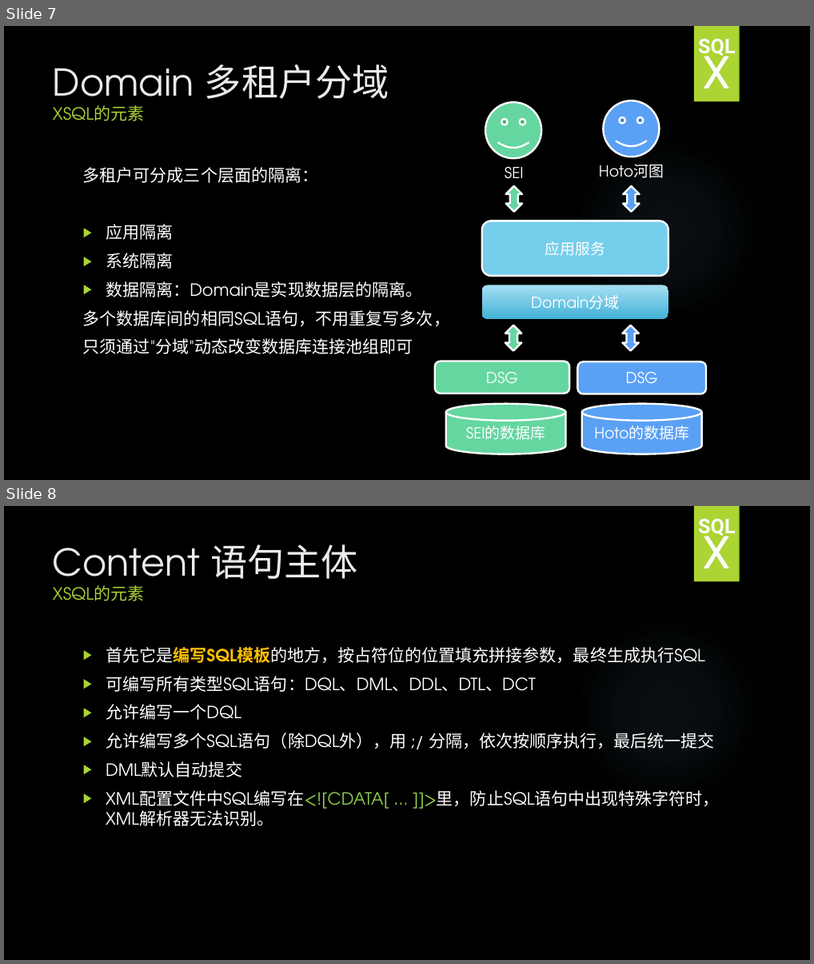
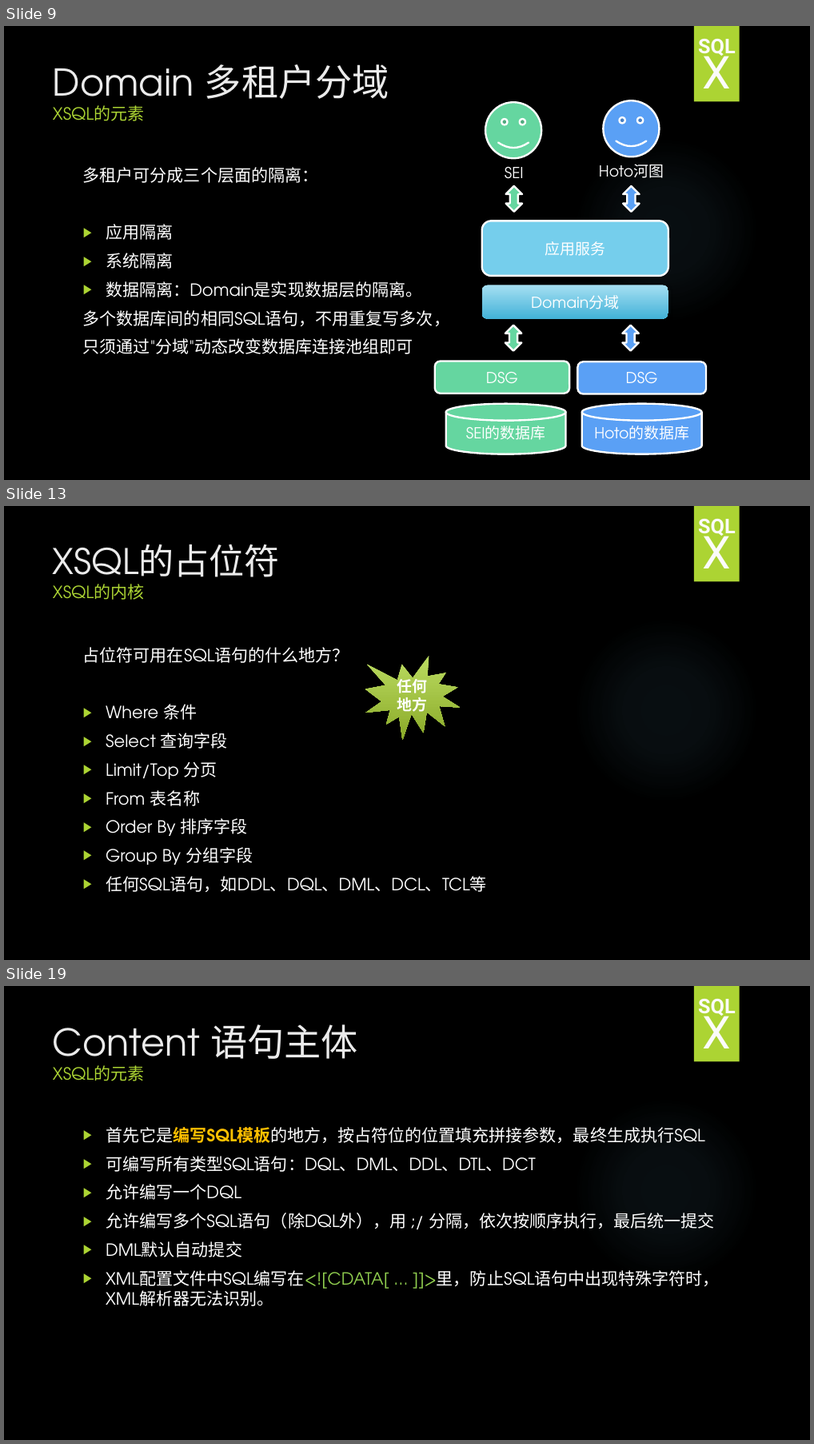
Before and after one commit to HY-ZhengWei/hy.common.XJava, a slide deck: doc/XSQL技术交流.pptx. Shown one above the other, each under a label of ours: slides 7 and 8 before the commit, slides 9, 13 and 19 after it; the slides between them are not shown. The pictures are 814x964 and 814x1444 pixels, drawn with LibreOffice and Linux fonts; fonts in the diff are those of the drawing; background and template pictures are left out. Boxes give left, top, right and bottom in pixels: in the first picture for what was removed or moved away, otherwise in the second. Text is boxed around its words. In the diff, an @@ line names an element or a change of style, - is before the commit and + after.

```diff
--- a/doc/XSQL技术交流.pptx
+++ b/doc/XSQL技术交流.pptx
@@ slide 13 added at <box>4,506,810,960</box>, background picture (left out); not listed: 2 template elements that a slide beside it also shows @@
@@ text added at <box>698,519,736,539</box>, 24 pt, text pattern #EBEBEB on #FBFBFB, bold @@
+SQL
@@ text added at <box>702,527,730,568</box>, 54 pt, text pattern #EBEBEB on #FBFBFB @@
+X
@@ title added at <box>53,544,280,600</box>, 42 pt, text #EBEBEB @@
+XSQL的占位符
+XSQL的内核
@@ text added at <box>83,647,487,892</box>, 20 pt, text #FFFFFF @@
+占位符可用在SQL语句的什么地方？
+▶ Where 条件
+▶ Select 查询字段
+▶ Limit/Top 分页
+▶ From 表名称
+▶ Order By 排序字段
+▶ Group By 分组字段
+▶ 任何SQL语句，如DDL、DQL、DML、DCL、TCL等
@@ irregular seal added at <box>366,656,460,740</box>, fill gradient #BCDC62 to #8AAA29, 18 pt, text #FFFFFF, bold @@
+任何地方
@@ what was slide 7 is now slide 9 @@
@@ what was slide 8 is now slide 19 @@
```
Also in this commit, not shown: 3 slides changed, 22 other slides added, 1 slide removed, 3 other files.
